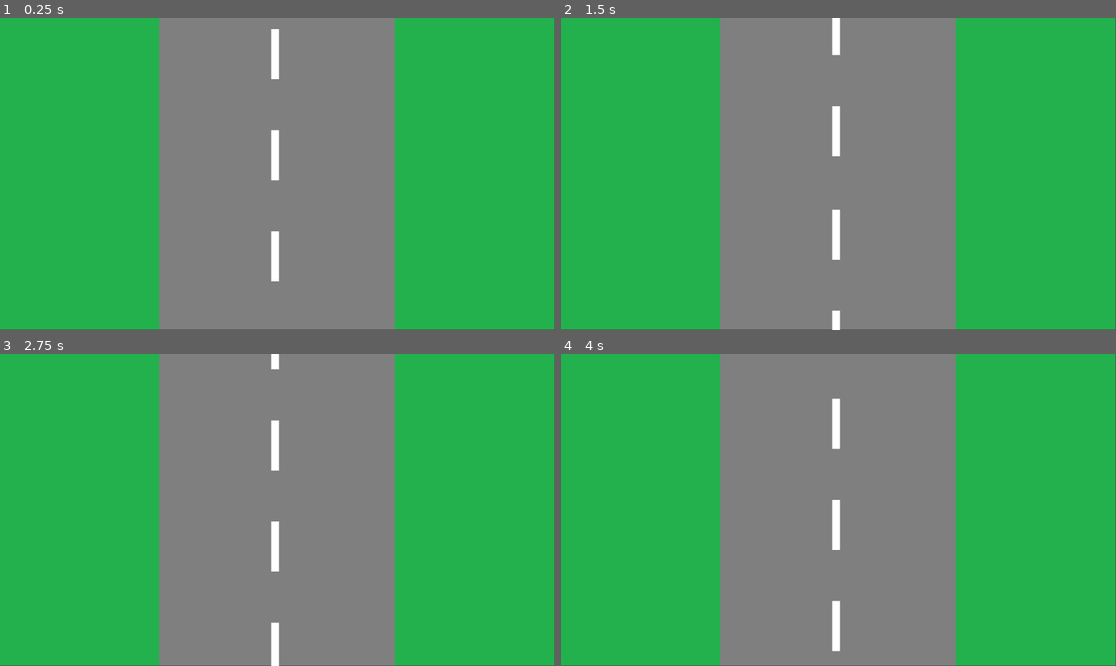
Above: before the commit, frames 1-4 (two rows, left to right).
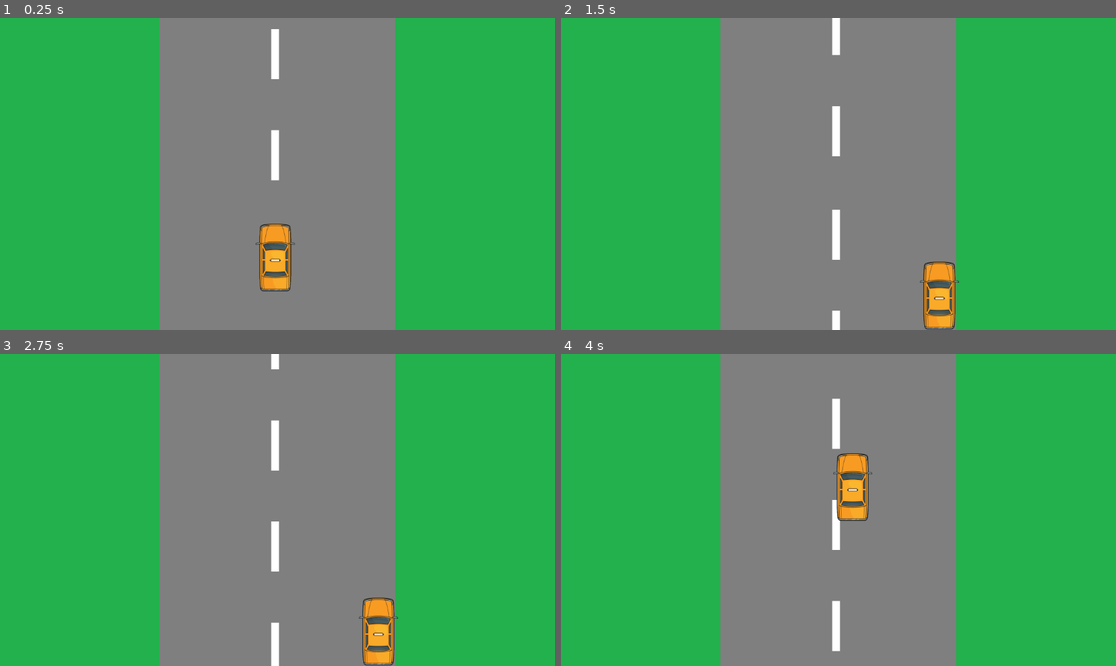
Above: after the commit, the same moments.

Repository: aericode/dudu-street-racers
Game: Godot game, scene res://scenes/game.tscn
Same seed, same stepped clock (60 frames per second), same inputs: the game is played once before the commit and once after it.
Inputs:
- Up to frame 1 (0.25 s): no input
- Up to frame 2 (1.5 s): hold D (move_right, bound only after the commit) 0.53-1.28 s; hold S (move_down, bound only after the commit) from 1.28 s (still down)
- Up to frame 3 (2.75 s): release S (move_down, bound only after the commit) at 2.03 s; hold D (move_right, bound only after the commit) from 2.03 s (still down)
- Up to frame 4 (4 s): release D (move_right, bound only after the commit) at 2.78 s; hold W (move_up, bound only after the commit) 2.78-3.53 s; hold A (move_left, bound only after the commit) from 3.53 s (still down)

The runs differ from the first frame. In frame 1, 1.8% of the frame differs, in the area x 0-100%, y 0-100%; in frame 2, 1.8%; in frame 3, 1.8%; in frame 4, 1.8%.

Commit message:
player movement

Diff:
--- a/project.godot
+++ b/project.godot
@@ -14,3 +14,26 @@
 run/main_scene="res://scenes/game.tscn"
 config/features=PackedStringArray("4.2", "Forward Plus")
 config/icon="res://icon.svg"
+
+[input]
+
+move_up={
+"deadzone": 0.5,
+"events": [Object(InputEventKey,"resource_local_to_scene":false,"resource_name":"","device":-1,"window_id":0,"alt_pressed":false,"shift_pressed":false,"ctrl_pressed":false,"meta_pressed":false,"pressed":false,"keycode":0,"physical_keycode":87,"key_label":0,"unicode":119,"echo":false,"script":null)
+]
+}
+move_down={
+"deadzone": 0.5,
+"events": [Object(InputEventKey,"resource_local_to_scene":false,"resource_name":"","device":-1,"window_id":0,"alt_pressed":false,"shift_pressed":false,"ctrl_pressed":false,"meta_pressed":false,"pressed":false,"keycode":0,"physical_keycode":83,"key_label":0,"unicode":115,"echo":false,"script":null)
+]
+}
+move_left={
+"deadzone": 0.5,
+"events": [Object(InputEventKey,"resource_local_to_scene":false,"resource_name":"","device":-1,"window_id":0,"alt_pressed":false,"shift_pressed":false,"ctrl_pressed":false,"meta_pressed":false,"pressed":false,"keycode":0,"physical_keycode":65,"key_label":0,"unicode":97,"echo":false,"script":null)
+]
+}
+move_right={
+"deadzone": 0.5,
+"events": [Object(InputEventKey,"resource_local_to_scene":false,"resource_name":"","device":-1,"window_id":0,"alt_pressed":false,"shift_pressed":false,"ctrl_pressed":false,"meta_pressed":false,"pressed":false,"keycode":0,"physical_keycode":68,"key_label":0,"unicode":100,"echo":false,"script":null)
+]
+}
--- a/scenes/game.tscn
+++ b/scenes/game.tscn
@@ -1,7 +1,8 @@
-[gd_scene load_steps=4 format=3 uid="uid://c3c1w4vr2hu11"]
+[gd_scene load_steps=5 format=3 uid="uid://c3c1w4vr2hu11"]
 
 [ext_resource type="Texture2D" uid="uid://cqfac1vpwwwgl" path="res://assets/background.png" id="1_nsuln"]
 [ext_resource type="PackedScene" uid="uid://b1pmvwotfim7r" path="res://scenes/road_mark.tscn" id="2_5nigw"]
+[ext_resource type="PackedScene" uid="uid://2mdenst8xgo6" path="res://scenes/player.tscn" id="3_ms6ux"]
 
 [sub_resource type="RectangleShape2D" id="RectangleShape2D_f4wor"]
 size = Vector2(1155, 87)
@@ -9,7 +10,7 @@
 [node name="Game" type="Node2D"]
 
 [node name="background" type="Sprite2D" parent="."]
-scale = Vector2(0.599479, 0.599074)
+scale = Vector2(0.6, 0.6)
 texture = ExtResource("1_nsuln")
 centered = false
 
@@ -36,3 +37,6 @@
 [node name="CollisionShape2D" type="CollisionShape2D" parent="RoadMarkReseter"]
 position = Vector2(576.5, 177.5)
 shape = SubResource("RectangleShape2D_f4wor")
+
+[node name="Player" parent="." instance=ExtResource("3_ms6ux")]
+position = Vector2(531, 426)
--- /dev/null
+++ b/scenes/player.gd
@@ -0,0 +1,13 @@
+extends CharacterBody2D
+
+@export var speed = 400
+
+func get_input():
+	var input_direction = Input.get_vector("move_left", "move_right", "move_up", "move_down")
+	velocity = input_direction * speed
+
+func _physics_process(delta):
+	get_input()
+	move_and_slide()
+	position.x = clamp(position.x, 325, 745)
+	position.y = clamp(position.y, 0, 505)
--- /dev/null
+++ b/scenes/player.tscn
@@ -0,0 +1,19 @@
+[gd_scene load_steps=4 format=3 uid="uid://2mdenst8xgo6"]
+
+[ext_resource type="Script" path="res://scenes/player.gd" id="1_bir5u"]
+[ext_resource type="Texture2D" uid="uid://csejhagukakpf" path="res://assets/carro.png" id="1_opq1n"]
+
+[sub_resource type="RectangleShape2D" id="RectangleShape2D_urmc1"]
+size = Vector2(67, 140)
+
+[node name="Player" type="CharacterBody2D"]
+script = ExtResource("1_bir5u")
+
+[node name="Sprite2D" type="Sprite2D" parent="."]
+scale = Vector2(0.5, 0.5)
+texture = ExtResource("1_opq1n")
+centered = false
+
+[node name="CollisionShape2D" type="CollisionShape2D" parent="."]
+position = Vector2(41.5, 73)
+shape = SubResource("RectangleShape2D_urmc1")
Binary file added: assets/carro.png
Not shown, added: assets/carro.png.import
